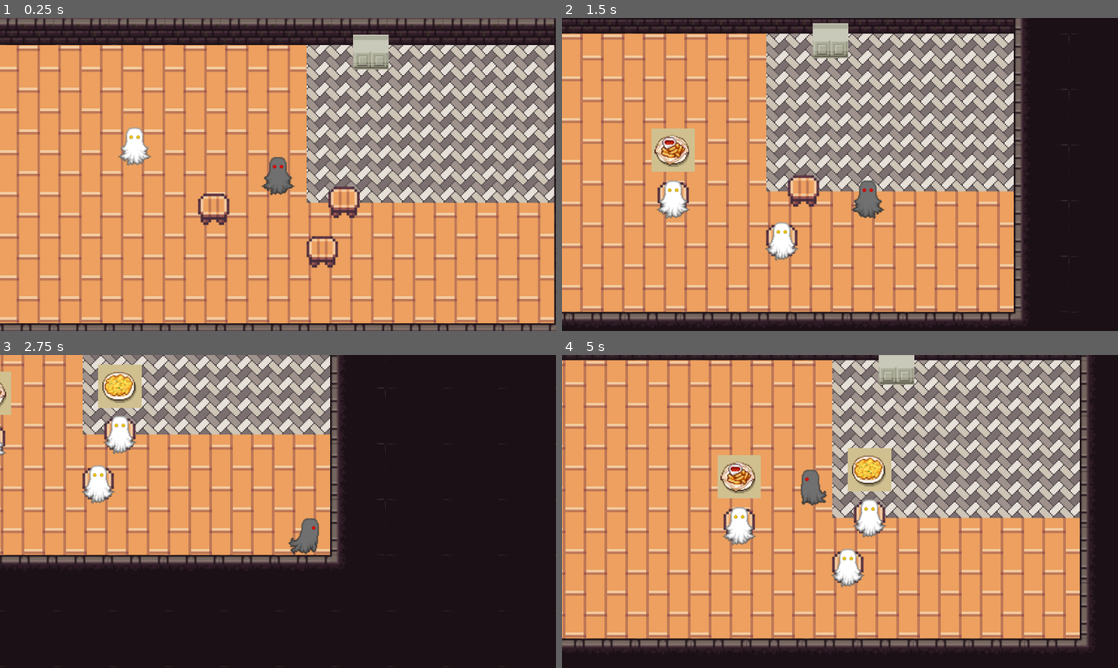
Above: before the commit, frames 1-4 (two rows, left to right).
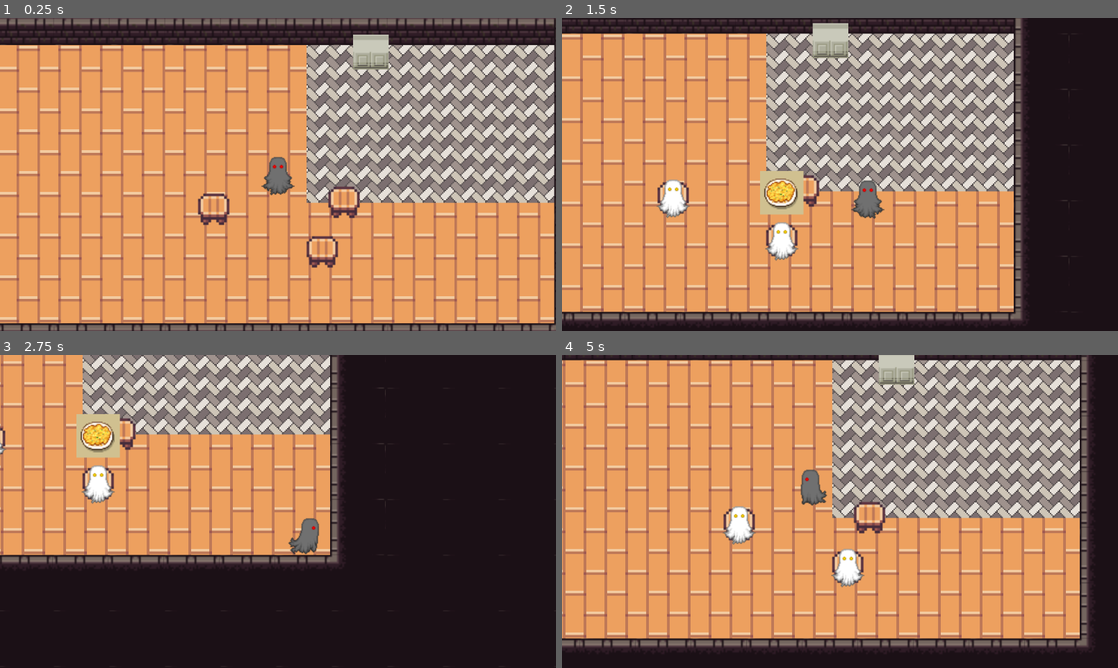
Above: after the commit, the same moments.

Repository: ikylios/GPC2022
Game: Godot game, scene res://scenes/Main.tscn
The game is run twice, just before and just after one commit, with the same random seed, the same clock (stepped at 60 frames per second) and the same inputs.
Inputs:
- Up to frame 1 (0.25 s): no input
- Up to frame 2 (1.5 s): tap Enter (ui_accept) at 0.5, 0.77 s; hold D (move_right) 0.53-1.28 s; hold E (interact) 0.53-1.28 s; hold S (move_down) from 1.28 s (still down); tap E (interact) at 1.35 s
- Up to frame 3 (2.75 s): tap Enter (ui_accept) at 1.52 s; release S (move_down) at 2.03 s; hold D (move_right) from 2.03 s (still down); hold E (interact) from 2.03 s (still down); tap C at 2.1 s
- Up to frame 4 (5 s): release D (move_right) at 2.78 s; release E (interact) at 2.78 s; hold W (move_up) 2.78-3.53 s; tap E (interact) at 2.85, 4.55 s; tap Enter (ui_accept) at 3.02, 3.77, 4.52 s; hold E (interact) 3.53-4.28 s; hold A (move_left) from 3.53 s (still down); tap C at 4.35 s

The runs differ from the first frame. In frame 1, 0.4% of the frame differs, in the area x 21-28%, y 34-48%; in frame 2, 2.3%; in frame 3, 2.6%; in frame 4, 2.7%, in the area x 28-60%, y 29-61%.

Commit message:
interactable ghost

Diff:
--- a/src/Interactable.gd
+++ /dev/null
@@ -1,20 +0,0 @@
-extends Area2D
-
-var interactable: bool = false
-# Called when the node enters the scene tree for the first time.
-func _ready():
-	connect("body_entered", self, "_on_Interaction_area_body_entered")
-	connect("body_exited", self, "_on_Interaction_area_body_exited")
-
-func _process(delta):
-	if Input.is_action_pressed("interact"):
-		interact()
-
-func interact():
-	pass
-
-func _on_Interaction_area_body_entered(body):
-	interactable = true
-
-func _on_Interaction_area_body_exited(body):
-	interactable = false
--- a/src/Interaction_area.gd
+++ /dev/null
@@ -1,36 +0,0 @@
-extends "res://Interactable.gd"
-
-var order
-
-var order_list = ["spydäri", "ranskikset"]
-
-
-func _ready():
-	order = generate_order()
-	$AnimatedSprite.play("idle")
-	add_to_group("new_customers")
-
-
-func _process(_delta):
-	$AnimatedSprite.playing = interactable
-
-
-# -------------- Moving functionalities --------------
-
-func assign_seat(point):
-	global_position = point
-
-# -------------- Food functionalities --------------
-
-func generate_order():
-	randomize()
-	var index = randi() % order_list.size()
-	return order_list[index]
-
-func get_order():
-	return order
-
-# -------------- Interaction --------------
-
-func interact():
-	$Order_bubble.display_order(order)
--- /dev/null
+++ b/src/scenes/Interactable.gd
@@ -0,0 +1,16 @@
+extends Area2D
+
+var interactable: bool = false
+
+func _process(delta):
+	if Input.is_action_pressed("interact") and interactable:
+		interact()
+
+func interact():
+	pass
+
+func _on_Interaction_area_body_entered(body):
+	interactable = true
+
+func _on_Interaction_area_body_exited(body):
+	interactable = false
--- a/src/scenes/Interactable.tscn
+++ b/src/scenes/Interactable.tscn
@@ -1,6 +1,9 @@
 [gd_scene load_steps=2 format=2]
 
-[ext_resource path="res://Interactable.gd" type="Script" id=1]
+[ext_resource path="res://scenes/Interactable.gd" type="Script" id=1]
 
 [node name="Interaction_area" type="Area2D"]
 script = ExtResource( 1 )
+
+[connection signal="body_entered" from="." to="." method="_on_Interaction_area_body_entered"]
+[connection signal="body_exited" from="." to="." method="_on_Interaction_area_body_exited"]
--- a/src/scenes/Main.tscn
+++ b/src/scenes/Main.tscn
@@ -1,11 +1,10 @@
-[gd_scene load_steps=25 format=2]
+[gd_scene load_steps=24 format=2]
 
 [ext_resource path="res://scenes/characters/Player.tscn" type="PackedScene" id=1]
 [ext_resource path="res://assets/floor/floor1.png" type="Texture" id=2]
 [ext_resource path="res://scenes/Main.gd" type="Script" id=3]
 [ext_resource path="res://assets/floor/slab5.png" type="Texture" id=4]
 [ext_resource path="res://assets/wall/0f6a29db-2521-4e60-899f-1795dfa4906e.png" type="Texture" id=5]
-[ext_resource path="res://scenes/characters/Ghost_NPC_new.tscn" type="PackedScene" id=6]
 [ext_resource path="res://scenes/furniture/Stool.tscn" type="PackedScene" id=7]
 [ext_resource path="res://scenes/furniture/Ingredients_box.tscn" type="PackedScene" id=10]
 
@@ -250,6 +249,3 @@
 
 [node name="Stool3" parent="." instance=ExtResource( 7 )]
 position = Vector2( 590, 309 )
-
-[node name="Ghost_NPC_new" parent="." instance=ExtResource( 6 )]
-position = Vector2( 349, 243 )
--- a/src/scenes/characters/Ghost_NPC.gd
+++ b/src/scenes/characters/Ghost_NPC.gd
@@ -1,25 +1,23 @@
-extends KinematicBody2D
+extends "res://scenes/Interactable.gd"
 
 var order
-var interactable = false
-signal npc_area_entered
-signal npc_area_exited
-
 var order_list = ["spydäri", "ranskikset"]
 
 
 func _ready():
 	order = generate_order()
 	$AnimatedSprite.play("idle")
-
-	connect("npc_area_entered", get_parent(), "_on_NPC_area_entered")
-	connect("npc_area_exited", get_parent(), "_on_NPC_area_exited")
 	add_to_group("new_customers")
 
 
 func _process(_delta):
 	$AnimatedSprite.playing = interactable
 
+
+# -------------- Interaction --------------
+
+func interact():
+	$Order_bubble.display_order(order)
 
 
 # -------------- Moving functionalities --------------
@@ -37,17 +35,3 @@
 
 func get_order():
 	return order
-
-
-# -------------- Interaction --------------
-
-func interact():
-	$Order_bubble.display_order(order)
-
-func _on_Interaction_Area_body_entered(body):
-	emit_signal("npc_area_entered", self)
-	interactable = true
-
-func _on_Interaction_Area_body_exited(body):
-	emit_signal("npc_area_exited")
-	interactable = false
--- a/src/scenes/characters/Ghost_NPC.tscn
+++ b/src/scenes/characters/Ghost_NPC.tscn
@@ -1,62 +1,63 @@
 [gd_scene load_steps=18 format=2]
 
 [ext_resource path="res://scenes/characters/Ghost_NPC.gd" type="Script" id=1]
-[ext_resource path="res://scenes/characters/Order_bubble.tscn" type="PackedScene" id=2]
-[ext_resource path="res://assets/ghosts_sheet.png" type="Texture" id=3]
+[ext_resource path="res://scenes/characters/Order_bubble.tscn" type="PackedScene" id=3]
+[ext_resource path="res://assets/ghosts_sheet.png" type="Texture" id=4]
+[ext_resource path="res://scenes/Interactable.tscn" type="PackedScene" id=5]
 
 [sub_resource type="AtlasTexture" id=1]
 flags = 4
-atlas = ExtResource( 3 )
+atlas = ExtResource( 4 )
 region = Rect2( 0, 144, 48, 48 )
 
 [sub_resource type="AtlasTexture" id=2]
 flags = 4
-atlas = ExtResource( 3 )
+atlas = ExtResource( 4 )
 region = Rect2( 48, 144, 48, 48 )
 
 [sub_resource type="AtlasTexture" id=3]
 flags = 4
-atlas = ExtResource( 3 )
+atlas = ExtResource( 4 )
 region = Rect2( 96, 144, 48, 48 )
 
 [sub_resource type="AtlasTexture" id=4]
 flags = 4
-atlas = ExtResource( 3 )
+atlas = ExtResource( 4 )
 region = Rect2( 0, 0, 48, 48 )
 
 [sub_resource type="AtlasTexture" id=5]
 flags = 4
-atlas = ExtResource( 3 )
+atlas = ExtResource( 4 )
 region = Rect2( 48, 0, 48, 48 )
 
 [sub_resource type="AtlasTexture" id=6]
 flags = 4
-atlas = ExtResource( 3 )
+atlas = ExtResource( 4 )
 region = Rect2( 0, 48, 48, 48 )
 
 [sub_resource type="AtlasTexture" id=7]
 flags = 4
-atlas = ExtResource( 3 )
+atlas = ExtResource( 4 )
 region = Rect2( 48, 48, 48, 48 )
 
 [sub_resource type="AtlasTexture" id=8]
 flags = 4
-atlas = ExtResource( 3 )
+atlas = ExtResource( 4 )
 region = Rect2( 96, 48, 48, 48 )
 
 [sub_resource type="AtlasTexture" id=9]
 flags = 4
-atlas = ExtResource( 3 )
+atlas = ExtResource( 4 )
 region = Rect2( 0, 0, 48, 48 )
 
 [sub_resource type="AtlasTexture" id=10]
 flags = 4
-atlas = ExtResource( 3 )
+atlas = ExtResource( 4 )
 region = Rect2( 48, 0, 48, 48 )
 
 [sub_resource type="AtlasTexture" id=11]
 flags = 4
-atlas = ExtResource( 3 )
+atlas = ExtResource( 4 )
 region = Rect2( 96, 0, 48, 48 )
 
 [sub_resource type="SpriteFrames" id=12]
@@ -82,34 +83,22 @@
 "speed": 5.0
 } ]
 
-[sub_resource type="CapsuleShape2D" id=14]
+[sub_resource type="CapsuleShape2D" id=13]
+radius = 28.0
 height = 14.0
 
-[sub_resource type="CapsuleShape2D" id=13]
-radius = 31.0
-height = 16.0
-
-[node name="Ghost_NPC" type="KinematicBody2D"]
+[node name="Ghost_NPC" instance=ExtResource( 5 )]
 script = ExtResource( 1 )
 
-[node name="AnimatedSprite" type="AnimatedSprite" parent="."]
+[node name="AnimatedSprite" type="AnimatedSprite" parent="." index="0"]
 frames = SubResource( 12 )
 animation = "idle"
 
-[node name="CollisionShape2D" type="CollisionShape2D" parent="."]
-shape = SubResource( 14 )
-disabled = true
+[node name="CollisionShape2D" type="CollisionShape2D" parent="." index="1"]
+shape = SubResource( 13 )
 
-[node name="Order_bubble" parent="." instance=ExtResource( 2 )]
+[node name="Order_bubble" parent="." index="2" instance=ExtResource( 3 )]
 margin_left = -25.0
 margin_top = -80.0
 margin_right = -25.0
 margin_bottom = -80.0
-
-[node name="Interaction_Area" type="Area2D" parent="."]
-
-[node name="CollisionShape2D" type="CollisionShape2D" parent="Interaction_Area"]
-shape = SubResource( 13 )
-
-[connection signal="body_entered" from="Interaction_Area" to="." method="_on_Interaction_Area_body_entered"]
-[connection signal="body_exited" from="Interaction_Area" to="." method="_on_Interaction_Area_body_exited"]
--- a/src/scenes/characters/Ghost_NPC_new.gd
+++ /dev/null
@@ -1,36 +0,0 @@
-extends "res://Interactable.gd"
-
-var order
-
-var order_list = ["spydäri", "ranskikset"]
-
-
-func _ready():
-	order = generate_order()
-	$AnimatedSprite.play("idle")
-	add_to_group("new_customers")
-
-
-func _process(_delta):
-	$AnimatedSprite.playing = interactable
-
-
-# -------------- Moving functionalities --------------
-
-func assign_seat(point):
-	global_position = point
-
-# -------------- Food functionalities --------------
-
-func generate_order():
-	randomize()
-	var index = randi() % order_list.size()
-	return order_list[index]
-
-func get_order():
-	return order
-
-# -------------- Interaction --------------
-
-func interact():
-	$Order_bubble.display_order(order)
--- a/src/scenes/characters/Ghost_NPC_new.tscn
+++ /dev/null
@@ -1,104 +0,0 @@
-[gd_scene load_steps=18 format=2]
-
-[ext_resource path="res://scenes/characters/Ghost_NPC_new.gd" type="Script" id=1]
-[ext_resource path="res://scenes/characters/Order_bubble.tscn" type="PackedScene" id=3]
-[ext_resource path="res://assets/ghosts_sheet.png" type="Texture" id=4]
-[ext_resource path="res://scenes/Interactable.tscn" type="PackedScene" id=5]
-
-[sub_resource type="AtlasTexture" id=1]
-flags = 4
-atlas = ExtResource( 4 )
-region = Rect2( 0, 144, 48, 48 )
-
-[sub_resource type="AtlasTexture" id=2]
-flags = 4
-atlas = ExtResource( 4 )
-region = Rect2( 48, 144, 48, 48 )
-
-[sub_resource type="AtlasTexture" id=3]
-flags = 4
-atlas = ExtResource( 4 )
-region = Rect2( 96, 144, 48, 48 )
-
-[sub_resource type="AtlasTexture" id=4]
-flags = 4
-atlas = ExtResource( 4 )
-region = Rect2( 0, 0, 48, 48 )
-
-[sub_resource type="AtlasTexture" id=5]
-flags = 4
-atlas = ExtResource( 4 )
-region = Rect2( 48, 0, 48, 48 )
-
-[sub_resource type="AtlasTexture" id=6]
-flags = 4
-atlas = ExtResource( 4 )
-region = Rect2( 0, 48, 48, 48 )
-
-[sub_resource type="AtlasTexture" id=7]
-flags = 4
-atlas = ExtResource( 4 )
-region = Rect2( 48, 48, 48, 48 )
-
-[sub_resource type="AtlasTexture" id=8]
-flags = 4
-atlas = ExtResource( 4 )
-region = Rect2( 96, 48, 48, 48 )
-
-[sub_resource type="AtlasTexture" id=9]
-flags = 4
-atlas = ExtResource( 4 )
-region = Rect2( 0, 0, 48, 48 )
-
-[sub_resource type="AtlasTexture" id=10]
-flags = 4
-atlas = ExtResource( 4 )
-region = Rect2( 48, 0, 48, 48 )
-
-[sub_resource type="AtlasTexture" id=11]
-flags = 4
-atlas = ExtResource( 4 )
-region = Rect2( 96, 0, 48, 48 )
-
-[sub_resource type="SpriteFrames" id=12]
-animations = [ {
-"frames": [ SubResource( 1 ), SubResource( 2 ), SubResource( 3 ) ],
-"loop": true,
-"name": "up",
-"speed": 5.0
-}, {
-"frames": [ SubResource( 4 ), SubResource( 5 ) ],
-"loop": true,
-"name": "idle",
-"speed": 2.0
-}, {
-"frames": [ SubResource( 6 ), SubResource( 7 ), SubResource( 8 ) ],
-"loop": true,
-"name": "side",
-"speed": 5.0
-}, {
-"frames": [ SubResource( 9 ), SubResource( 10 ), SubResource( 11 ) ],
-"loop": true,
-"name": "down",
-"speed": 5.0
-} ]
-
-[sub_resource type="CapsuleShape2D" id=13]
-radius = 28.0
-height = 14.0
-
-[node name="Ghost_NPC_new" instance=ExtResource( 5 )]
-script = ExtResource( 1 )
-
-[node name="AnimatedSprite" type="AnimatedSprite" parent="." index="0"]
-frames = SubResource( 12 )
-animation = "idle"
-
-[node name="CollisionShape2D" type="CollisionShape2D" parent="." index="1"]
-shape = SubResource( 13 )
-
-[node name="Order_bubble" parent="." index="2" instance=ExtResource( 3 )]
-margin_left = -25.0
-margin_top = -80.0
-margin_right = -25.0
-margin_bottom = -80.0
